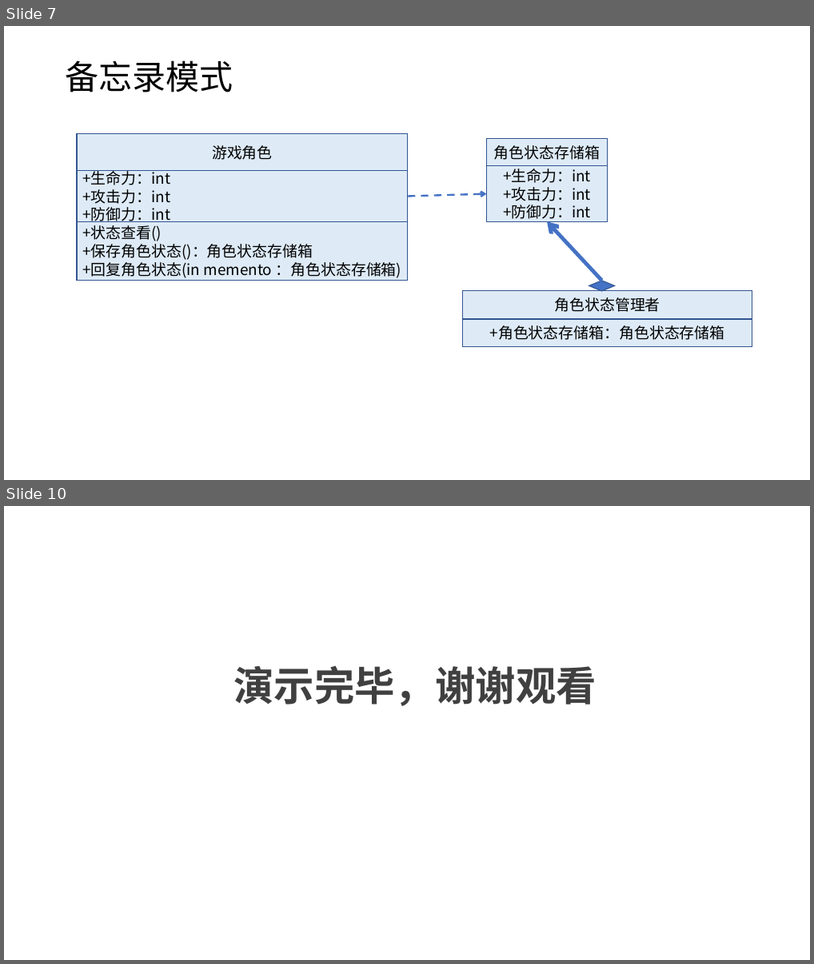
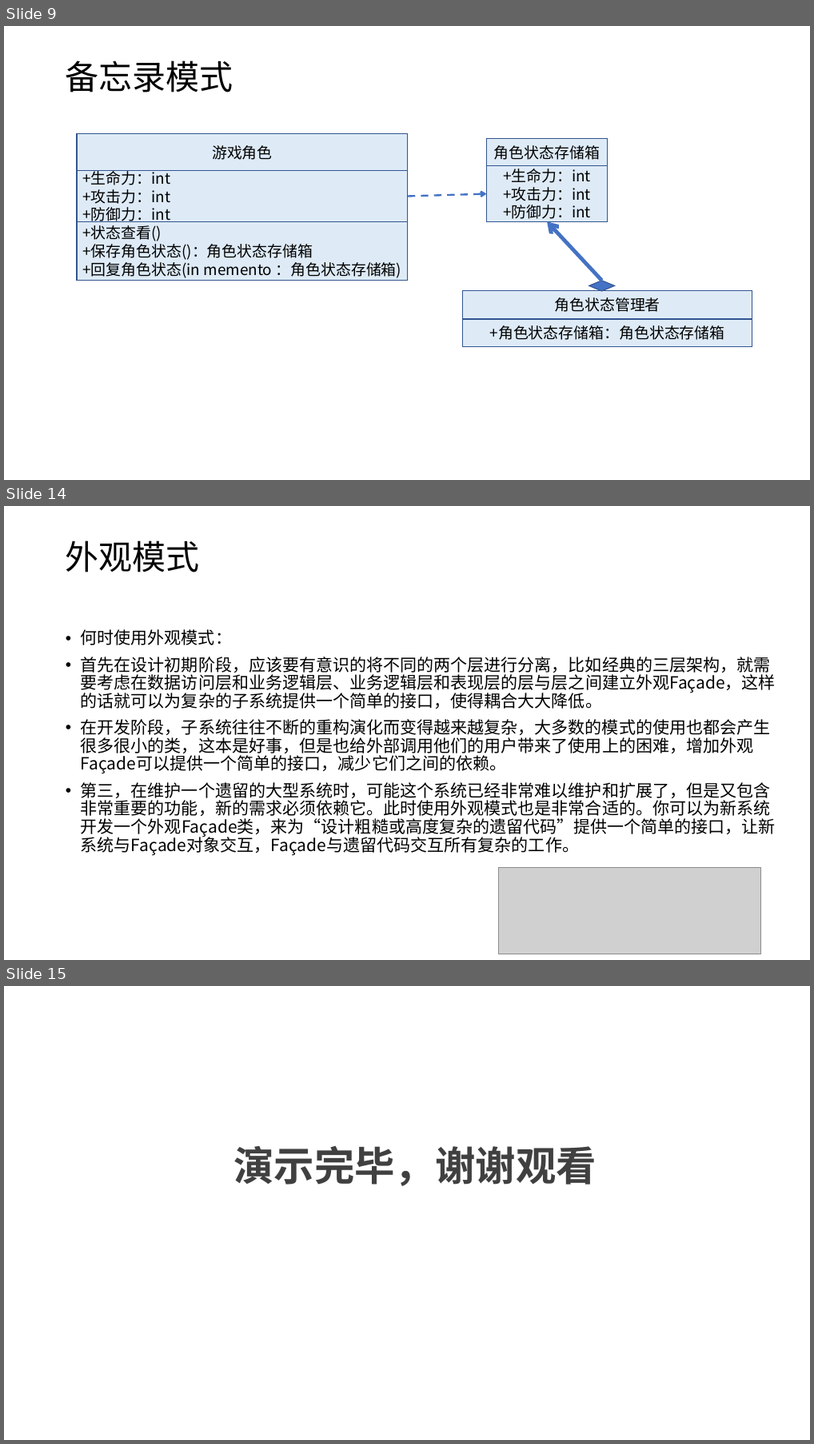
Before and after one commit to CYZZ/shejimoshi, a slide deck: 0329分享会资料/设计模式0328.pptx. Shown one above the other, each under a label of ours: slides 7 and 10 before the commit, slides 9, 14 and 15 after it; the slides between them are not shown. The pictures are 814x964 and 814x1444 pixels, drawn with LibreOffice and Linux fonts; fonts in the diff are those of the drawing; grey boxes stand for pictures. Boxes give left, top, right and bottom in pixels: in the first picture for what was removed or moved away, otherwise in the second. Text is boxed around its words. In the diff, an @@ line names an element or a change of style, - is before the commit and + after.

Commit message:
feat：添加备忘录模式

```diff
--- a/0329分享会资料/设计模式0328.pptx
+++ b/0329分享会资料/设计模式0328.pptx
@@ slide 14 added at (x1=4, y1=506, x2=810, y2=960), background #FFFFFF @@
@@ title added at (x1=66, y1=540, x2=200, y2=572), 40 pt, text #000000 @@
+外观模式
@@ text added at (x1=81, y1=629, x2=776, y2=855), 20 pt, text #000000 @@
+• 何时使用外观模式：
+• 首先在设计初期阶段，应该要有意识的将不同的两个层进行分离，比如经典的三层架构，就需要考虑在数据访问层和业务逻辑层、业务逻辑层和表现层的层与层之间建立外观Façade，这样的话就可以为复杂的子系统提供一个简单的接口，使得耦合大大降低。
+• 在开发阶段，子系统往往不断的重构演化而变得越来越复杂，大多数的模式的使用也都会产生很多很小的类，这本是好事，但是也给外部调用他们的用户带来了使用上的困难，增加外观Façade可以提供一个简单的接口，减少它们之间的依赖。
+• 第三，在维护一个遗留的大型系统时，可能这个系统已经非常难以维护和扩展了，但是又包含非常重要的功能，新的需求必须依赖它。此时使用外观模式也是非常合适的。你可以为新系统开发一个外观Façade类，来为“设计粗糙或高度复杂的遗留代码”提供一个简单的接口，让新系统与Façade对象交互，Façade与遗留代码交互所有复杂的工作。
@@ picture added at (x1=499, y1=868, x2=762, y2=954) @@
@@ what was slide 7 is now slide 9 @@
@@ what was slide 10 is now slide 15 @@
```
Also in this commit, not shown: 6 slides changed, 3 other slides added, 21 other files.
